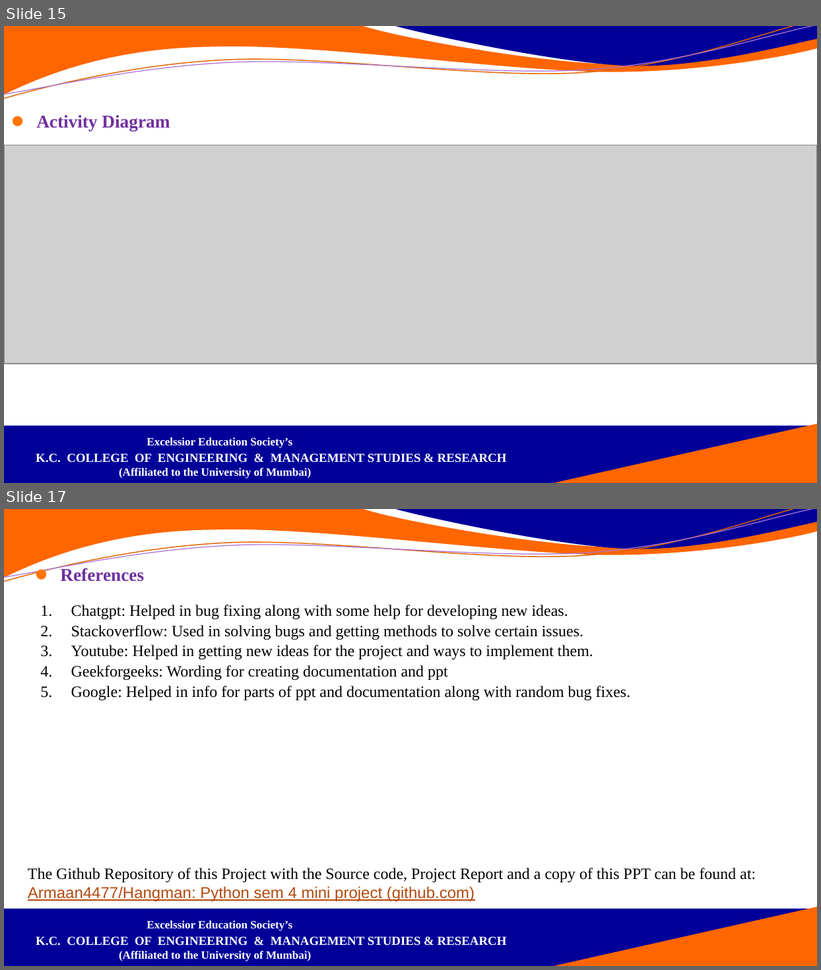
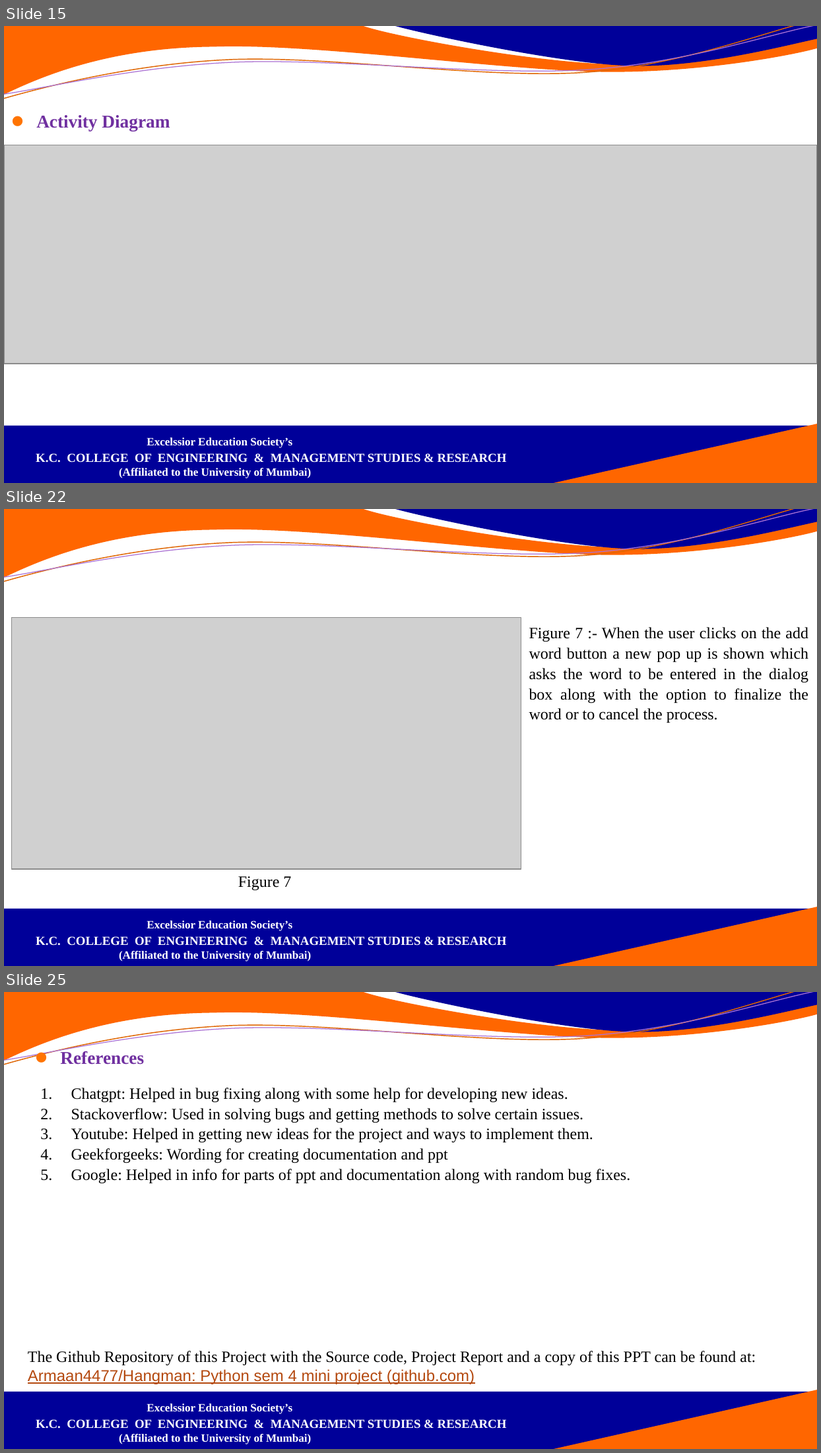
Before and after one commit to Armaan4477/Hangman, a slide deck: Documentation and ppt/PPT/Hangman_ppt.pptx. Shown one above the other, each under a label of ours: slides 15 and 17 before the commit, slides 15, 22 and 25 after it; the slides between them are not shown. The pictures are 821x970 and 821x1453 pixels, drawn with LibreOffice and Linux fonts; fonts in the diff are those of the drawing; grey boxes stand for pictures; background and template pictures are left out. Boxes give left, top, right and bottom in pixels: in the first picture for what was removed or moved away, otherwise in the second. Text is boxed around its words. In the diff, an @@ line names an element or a change of style, - is before the commit and + after.

```diff
--- a/Documentation and ppt/PPT/Hangman_ppt.pptx
+++ b/Documentation and ppt/PPT/Hangman_ppt.pptx
@@ slide 22 added at (x1=4, y1=509, x2=817, y2=966), background #FFFFFF; not listed: 6 template elements that a slide beside it also shows @@
@@ picture added at (x1=11, y1=618, x2=521, y2=869) @@
@@ text added at (x1=529, y1=627, x2=809, y2=723), 14 pt, text #000000 @@
+Figure 7 :- When the user clicks on the add word button a new pop up is shown which asks the word to be entered in the dialog box along with the option to finalize the word or to cancel the process.
@@ text added at (x1=238, y1=877, x2=291, y2=890), 14 pt, text #000000 @@
+Figure 7
@@ what was slide 17 is now slide 25 @@
```
Also in this commit, not shown: 8 other slides added, 1 slide removed.
